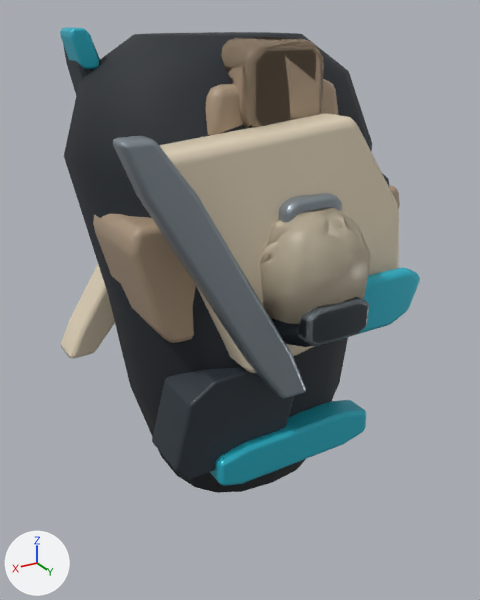
What one commit did to the FBX model unity-vfx-preview/Assets/Resources/TRIAS/PilotModels/WraithSuit.fbx.
Both versions are drawn from a 50 mm lens placed at (0.339, 0.583, 0.206), pointed at (-0.018, -0.013, -0.092). Arrows for +X, +Y and +Z are at lower left; the lights stay in place. The picture after the commit comes second. Where no turn or scale is listed for an object, it has been applied to the vertices. Vertices at exactly the same position are counted once.

The first picture shows 'Helmet_Mount', 'LeftShin_Mount', 'LeftThigh_Mount', 'Pelvis_Mount', 'RightBoot_Mount', 'Torso_Mount' and 1 more.
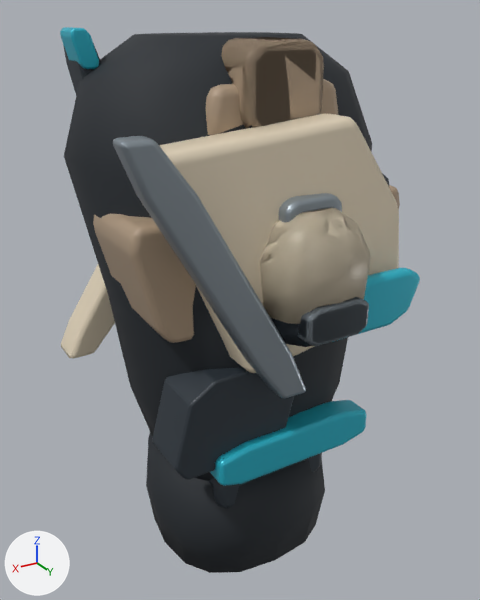
Patch to the scene script:
```diff
--- a/unity-vfx-preview/Assets/Resources/TRIAS/PilotModels/WraithSuit.fbx.py
+++ b/unity-vfx-preview/Assets/Resources/TRIAS/PilotModels/WraithSuit.fbx.py
@@ me_torso_mesh @@
 # used by ob_torso_mount; location = (0.0, 0.0, 0.0)
-me_torso_mesh.from_pydata(...)  # 930 vertices, 863 faces; spans x -0.161..0.175, y -0.243..0.159, z -0.272..0.188
+me_torso_mesh.from_pydata(...)  # 1138 vertices, 1045 faces; spans x -0.161..0.175, y -0.243..0.159, z -0.375..0.188
+# me_torso_mesh part 1: a new loose piece of 80 vertices spanning x -0.07..0.07, y 0.048..0.092, z -0.287..-0.237, in mat_graphite (greyish blue #303840)
+# me_torso_mesh part 2: a new loose piece of 48 vertices spanning x -0.106..0.106, y -0.09..0.106, z -0.375..-0.255, in mat_fabric (black #21272d)
+# other edits to the shape of me_torso_mesh do not show in these pictures
 me_torso_mesh.materials.append(mat_fabric)
```

Changed parts and their boxes (x1, y1, x2, y2) in the pictures (480 x 600 px):
'Torso_Mount', reshaped (17% taller): before (61, 32, 420, 493); after (61, 32, 420, 573)
part 1 of me_torso_mesh, added: after (208, 453, 322, 508)
part 2 of me_torso_mesh, added (black): after (146, 432, 325, 573)
'LeftBoot_Mount', unchanged, uncovered by the edit: after (260, 207, 371, 347)
'RightBoot_Mount', unchanged, covered by the edit: before (260, 207, 371, 347)
'LeftShin_Mount', unchanged, covered by the edit: before (221, 37, 324, 129)
'RightShin_Mount', unchanged, uncovered by the edit: after (221, 37, 324, 129)
